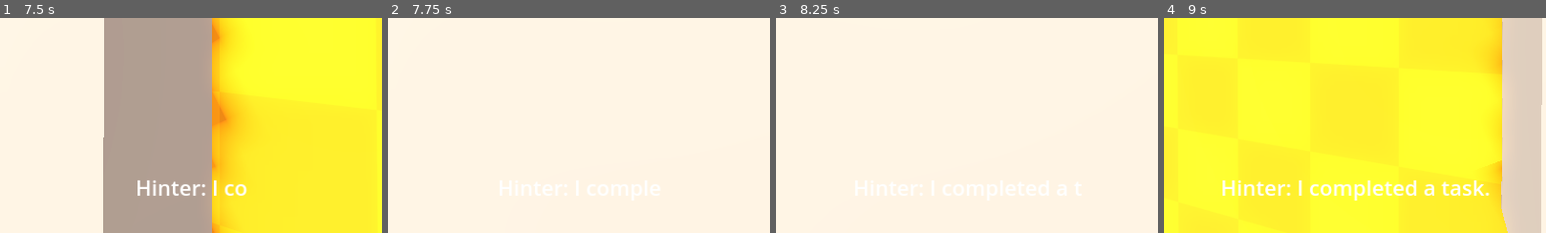
Above: before the commit, frames 1-4 (left to right).
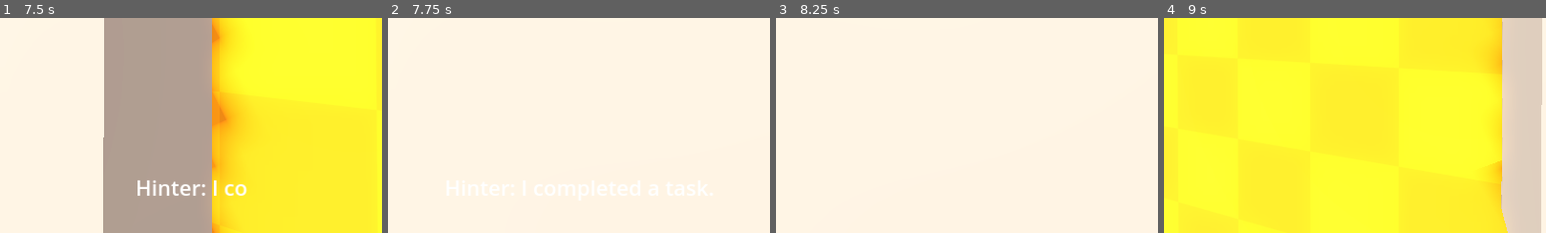
Above: after the commit, the same moments.

Repository: kurushimee/hinter
Game: Godot game, scene res://scenes/levels/game.tscn
Same seed, same stepped clock (60 frames per second), same inputs: the game is played once before the commit and once after it.
Inputs (mouse positions are % of the whole screen's width and height, from its top left):
- Up to frame 1 (7.5 s): tap Enter at 0.5, 3.5, 7.25 s; move the mouse to (55, 50) at 0.52 s; press the mouse at (55, 50) at 0.53 s; hold W (move_forward) 0.53-5.78 s; move the mouse to (45, 50) at 1.27 s; release the mouse at (45, 50) at 1.28 s; click (45, 50) at 1.35 s; tap Space at 2, 4.25 s; move the mouse to (52, 48) at 2.02 s; press the mouse at (52, 48) at 2.03 s; tap F at 2.1, 7.35 s; move the mouse to (49, 52) at 2.77 s; release the mouse at (49, 52) at 2.78 s; tap O at 2.85 s; click (49, 52) at 3.05 s; move the mouse to (57, 51) at 3.52 s; press the mouse at (57, 51) at 3.53 s; tap U at 3.6 s; move the mouse to (42, 49) at 4.27 s; release the mouse at (42, 49) at 4.28 s; tap Shift at 4.35 s; click (42, 49) at 4.55 s; move the mouse to (51, 50) at 5.02 s; press the mouse at (51, 50) at 5.03 s; tap Tab at 5.1 s; move the mouse to (46, 48) at 5.77 s; release the mouse at (46, 48) at 5.78 s; hold D (move_right) 5.78-6.53 s; click (46, 48) at 5.85 s; move the mouse to (55, 50) at 6.52 s; press the mouse at (55, 50) at 6.53 s; hold W (move_forward) from 6.53 s (still down); move the mouse to (45, 50) at 7.27 s; release the mouse at (45, 50) at 7.28 s
- Up to frame 2 (7.75 s): keep holding W (move_forward); click (45, 50) at 7.55 s
- Up to frame 3 (8.25 s): keep holding W (move_forward); move the mouse to (52, 48) at 8.02 s; press the mouse at (52, 48) at 8.03 s; tap O at 8.1 s
- Up to frame 4 (9 s): tap Space at 8.75 s; move the mouse to (49, 52) at 8.77 s; release W (move_forward) at 8.78 s; release the mouse at (49, 52) at 8.78 s; hold A (move_left) from 8.78 s (still down); tap U at 8.85 s
The pictures show only the part of the screen within x 25-75%, y 50-100%; the shares and areas given below are measured in that part.

Frame 1 is identical in both runs. In frame 2, 0.7% of the frame differs, in the area x 15-85%, y 75-85%; in frame 3, 0.7%; in frame 4, 2.2%, in the area x 15-86%, y 75-85%.

Commit message:
Add dialogue skipping

Diff:
--- a/scenes/levels/game.tscn
+++ b/scenes/levels/game.tscn
@@ -169,7 +169,6 @@
 [node name="dialogue" type="Node" parent="game_manager" node_paths=PackedStringArray("dialogue_label")]
 script = ExtResource("5_bvy5l")
 dialogue_label = NodePath("../../ui/dialogue_label")
-print_delay = 0.05
 
 [node name="ui" type="Node" parent="."]
 
--- a/scripts/managers/dialogue.gd
+++ b/scripts/managers/dialogue.gd
@@ -2,19 +2,45 @@
 
 @export var dialogue_label: Label
 
-@export var print_delay := 0.01
+@export var print_delay := 0.05
+
+var is_printing := false
+var is_skipping := false
 
 
 func _ready() -> void:
+	empty()
+
+
+func _input(event: InputEvent) -> void:
+	if event.is_action_pressed("interact"):
+		skip()
+
+
+func empty() -> void:
 	dialogue_label.text = ""
 
 
 func show(text: String) -> void:
+	is_printing = true
 	dialogue_label.text = "Hinter: "
 
 	var text_left := text
 	while len(text_left) > 0:
+		if is_skipping:
+			is_skipping = false
+			dialogue_label.text = "Hinter: " + text
+			break
+
 		var letter := text_left[0]
 		text_left = text_left.erase(0)
 		dialogue_label.text += letter
 		await get_tree().create_timer(print_delay).timeout
+	is_printing = false
+
+
+func skip() -> void:
+	if is_printing:
+		is_skipping = true
+	else:
+		empty()
